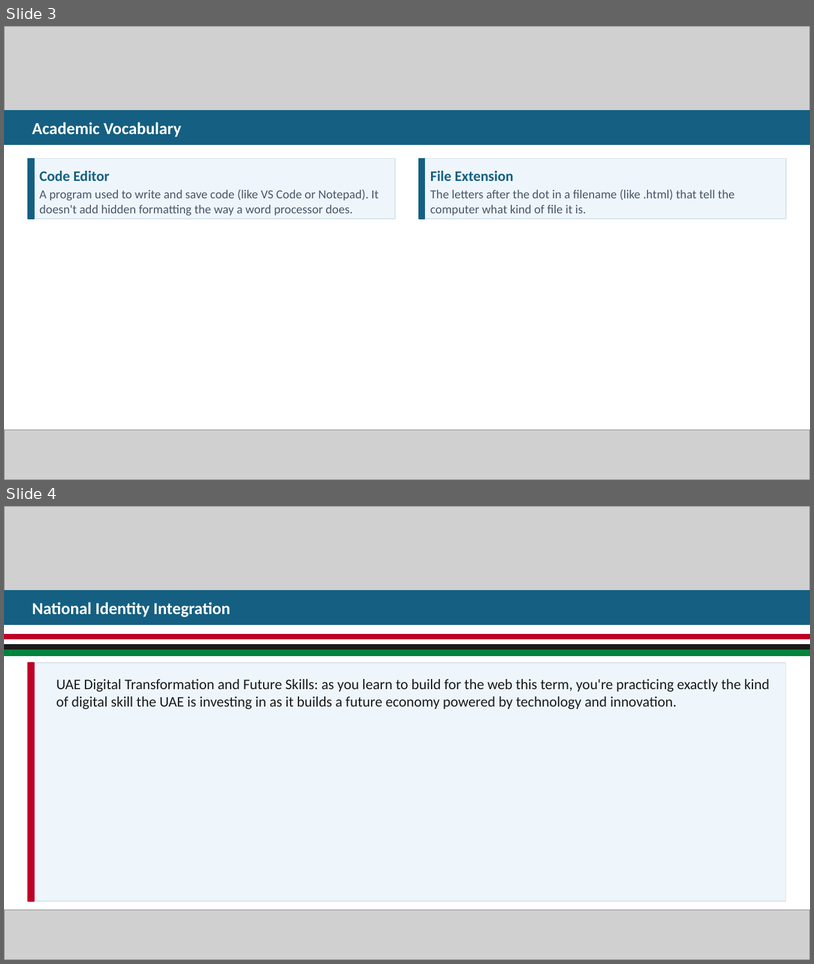
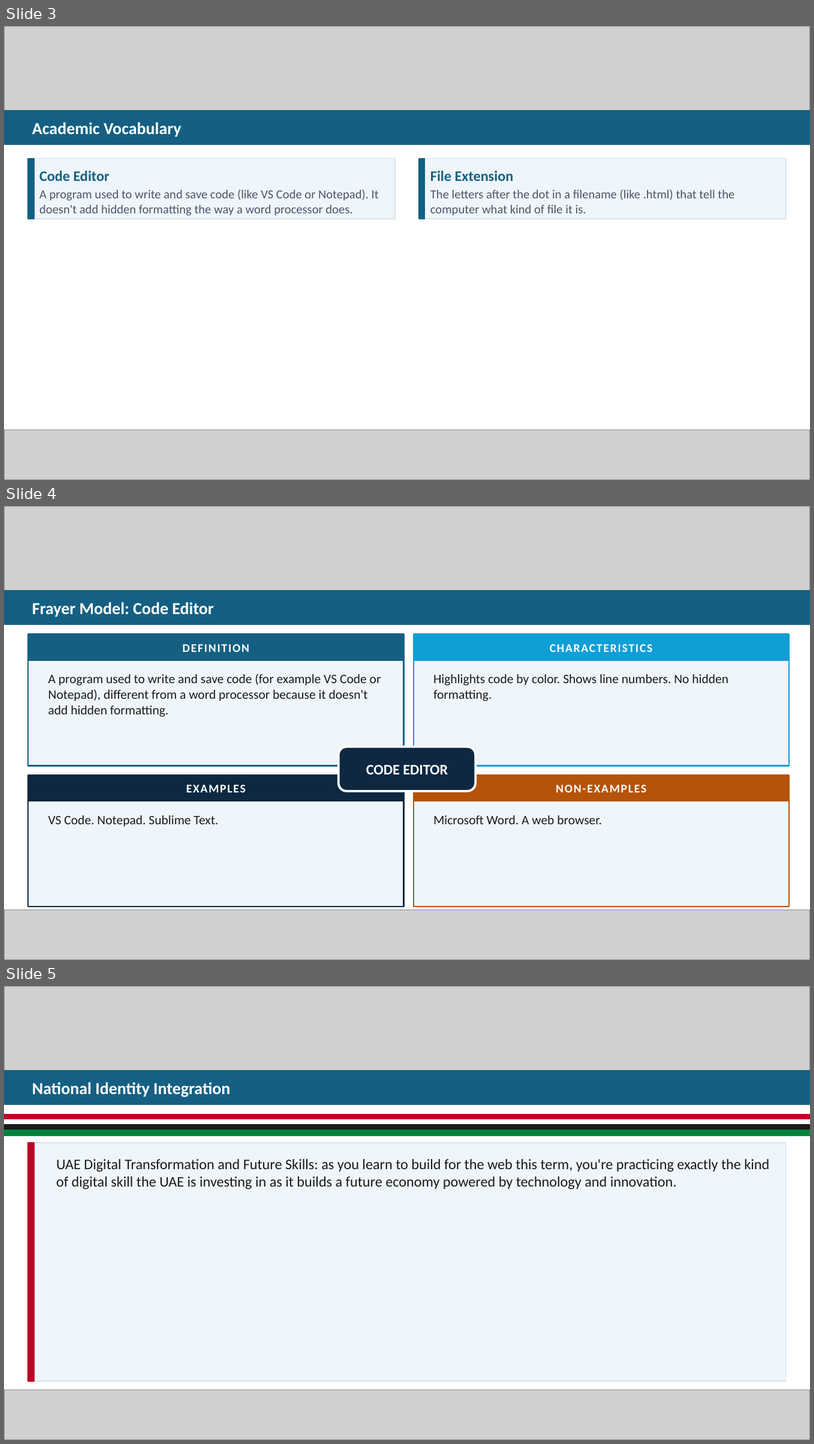
Before and after one commit to Arwa-Abboud/design1-term1-html-unit, a slide deck: resources/week-01/W1L2 - Platform & Login Setup.pptx. Shown one above the other, each under a label of ours: slides 3 and 4 before the commit, slides 3, 4 and 5 after it. The pictures are 814x964 and 814x1444 pixels, drawn with LibreOffice and Linux fonts; fonts in the diff are those of the drawing; grey boxes stand for pictures. Boxes give left, top, right and bottom in pixels: in the first picture for what was removed or moved away, otherwise in the second. Text is boxed around its words. In the diff, an @@ line names an element or a change of style, - is before the commit and + after.

```diff
--- a/resources/week-01/W1L2 - Platform & Login Setup.pptx
+++ b/resources/week-01/W1L2 - Platform & Login Setup.pptx
@@ slide 4 added at [4,506,810,960], background #FFFFFF @@
@@ picture added at [4,506,810,591] @@
@@ rectangle added at [4,591,810,625], fill #156082, outline #156082 1 pt @@
@@ text added at [32,602,213,617], 15 pt, text #FFFFFF, bold @@
+Frayer Model: Code Editor
@@ rectangle added at [28,634,404,766], fill #EEF6FB, outline #156082 1.25 pt @@
@@ rectangle added at [28,634,404,660], fill #156082, outline #156082 1 pt @@
@@ text added at [183,644,249,652], 10.5 pt, text #FFFFFF, bold @@
+DEFINITION
@@ rectangle added at [414,634,789,766], fill #EEF6FB, outline #0F9ED5 1.25 pt @@
@@ rectangle added at [414,634,789,660], fill #0F9ED5, outline #0F9ED5 1 pt @@
@@ text added at [550,644,653,652], 10.5 pt, text #FFFFFF, bold @@
+CHARACTERISTICS
@@ text added at [48,673,381,717], 11.5 pt, text #1A1A1A @@
+A program used to write and save code (for example VS Code or Notepad), different from a word processor because it doesn't add hidden formatting.
@@ text added at [434,674,729,701], 11.5 pt, text #1A1A1A @@
+Highlights code by color. Shows line numbers. No hidden formatting.
@@ rounded rectangle added at [339,747,476,790], fill #0E2841, outline #FFFFFF 2 pt @@
@@ rectangle added at [28,775,404,907], fill #EEF6FB, outline #0E2841 1.25 pt @@
@@ rectangle added at [28,775,404,801], fill #0E2841, outline #0E2841 1 pt @@
@@ text added at [366,765,448,774], 13 pt, text #FFFFFF, bold @@
+CODE EDITOR
@@ rectangle added at [414,775,789,907], fill #EEF6FB, outline #B45309 1.25 pt @@
@@ rectangle added at [414,775,789,801], fill #B45309, outline #B45309 1 pt @@
@@ text added at [186,784,246,792], 10.5 pt, text #FFFFFF, bold @@
+EXAMPLES
@@ text added at [556,784,647,792], 10.5 pt, text #FFFFFF, bold @@
+NON-EXAMPLES
@@ text added at [48,815,218,826], 11.5 pt, text #1A1A1A @@
+VS Code. Notepad. Sublime Text.
@@ text added at [434,815,602,824], 11.5 pt, text #1A1A1A @@
+Microsoft Word. A web browser.
@@ picture added at [4,909,810,959] @@
@@ what was slide 4 is now slide 5 @@
```
Also in this commit, not shown: 2 slides changed, 2 other files.
